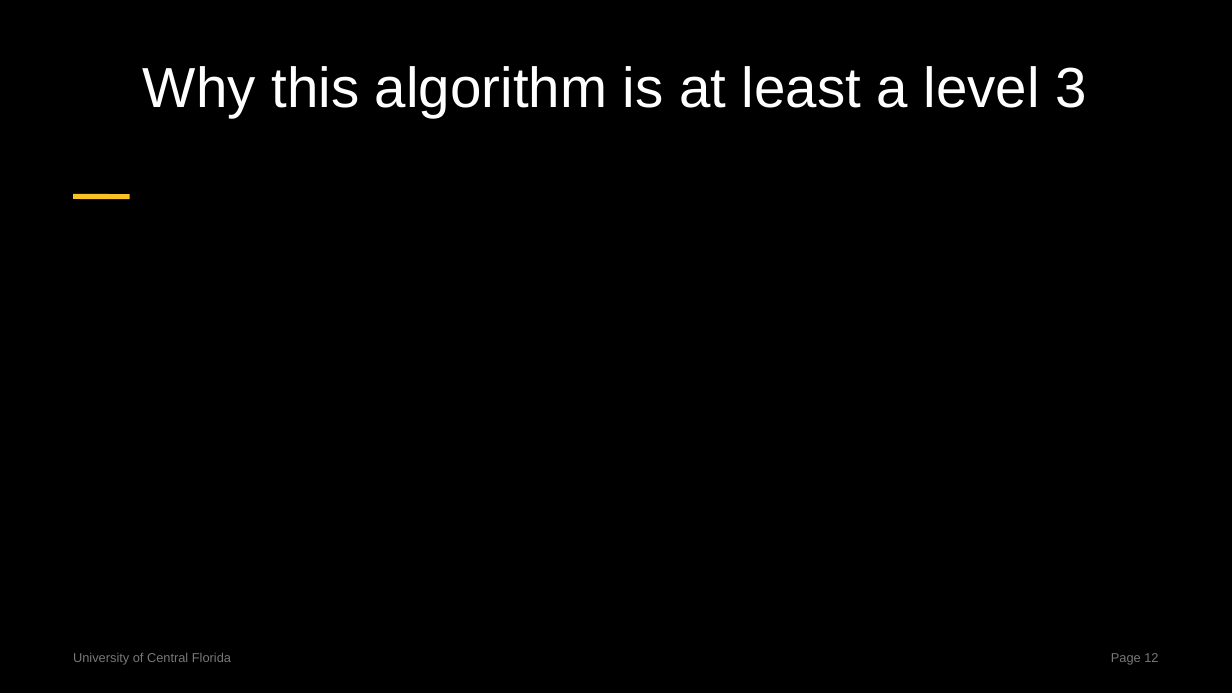
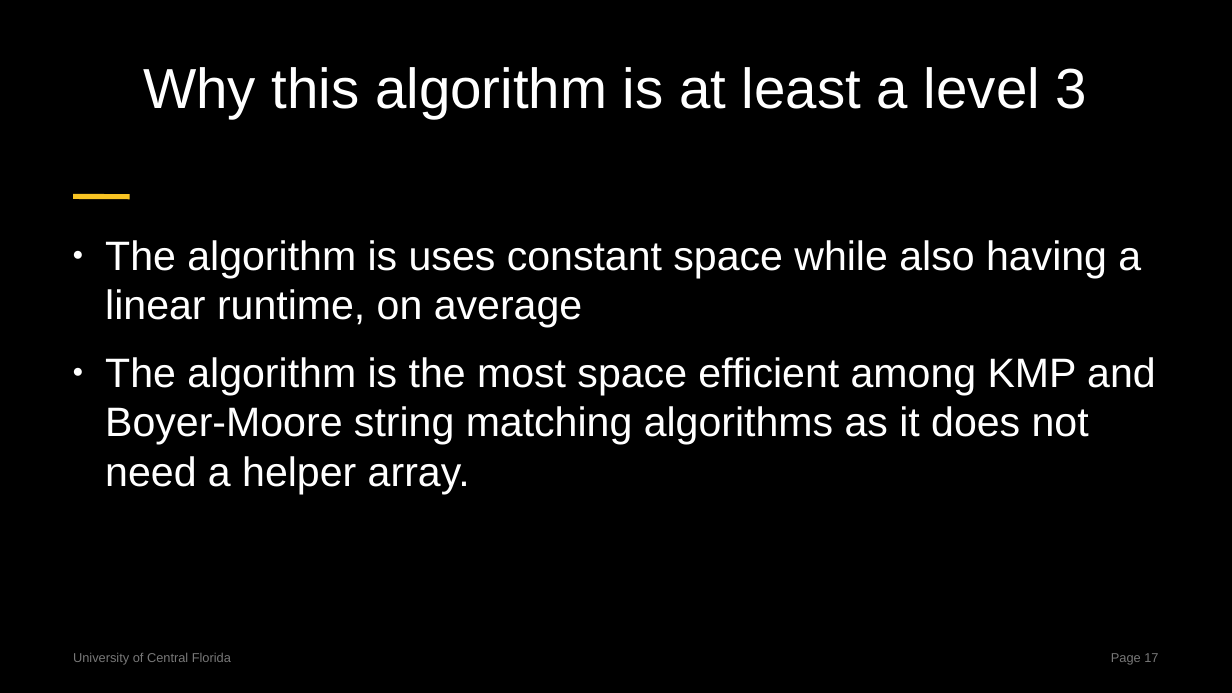
Before and after one commit to centuryhopper/Fall2022CourseContents, a slide deck: slide 17 of CAP6515/paper_presentation_files/rabin-karp-presentation.pptx (slide 12 before the commit). Drawn at 1232x693 pixels with LibreOffice and Linux fonts; fonts in the diff are those of the drawing. Boxes give left, top, right and bottom in pixels: in the first picture for what was removed or moved away, otherwise in the second. Text is boxed around its words. In the diff, an @@ line names an element or a change of style, - is before the commit and + after.

```diff
--- a/CAP6515/paper_presentation_files/rabin-karp-presentation.pptx
+++ b/CAP6515/paper_presentation_files/rabin-karp-presentation.pptx
@@ text added at [105, 240, 1156, 494], 32 pt, text #FFFFFF @@
+● The algorithm is uses constant space while also having a linear runtime, on average
+● The algorithm is the most space efficient among KMP and Boyer-Moore string matching algorithms as it does not need a helper array.
@@ page number at [1111, 653, 1158, 665]: text changed @@
-Page 12
+Page 17
```
Also in this commit, not shown: 4 other slides changed, 5 slides added.
